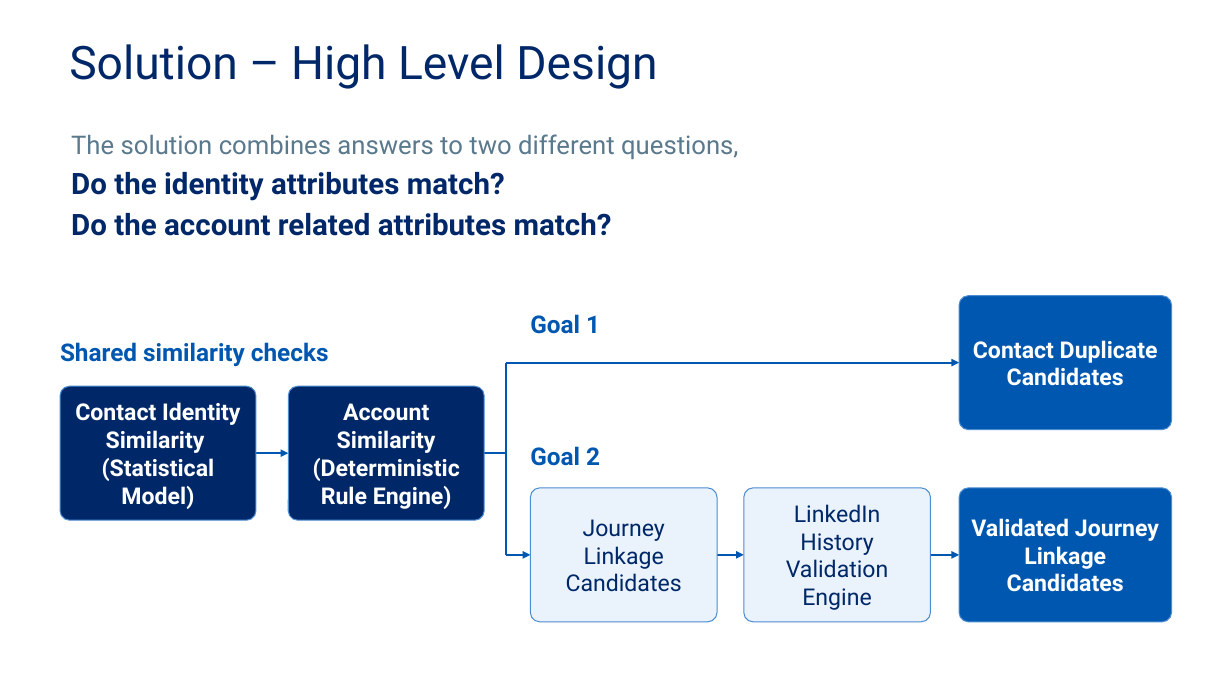
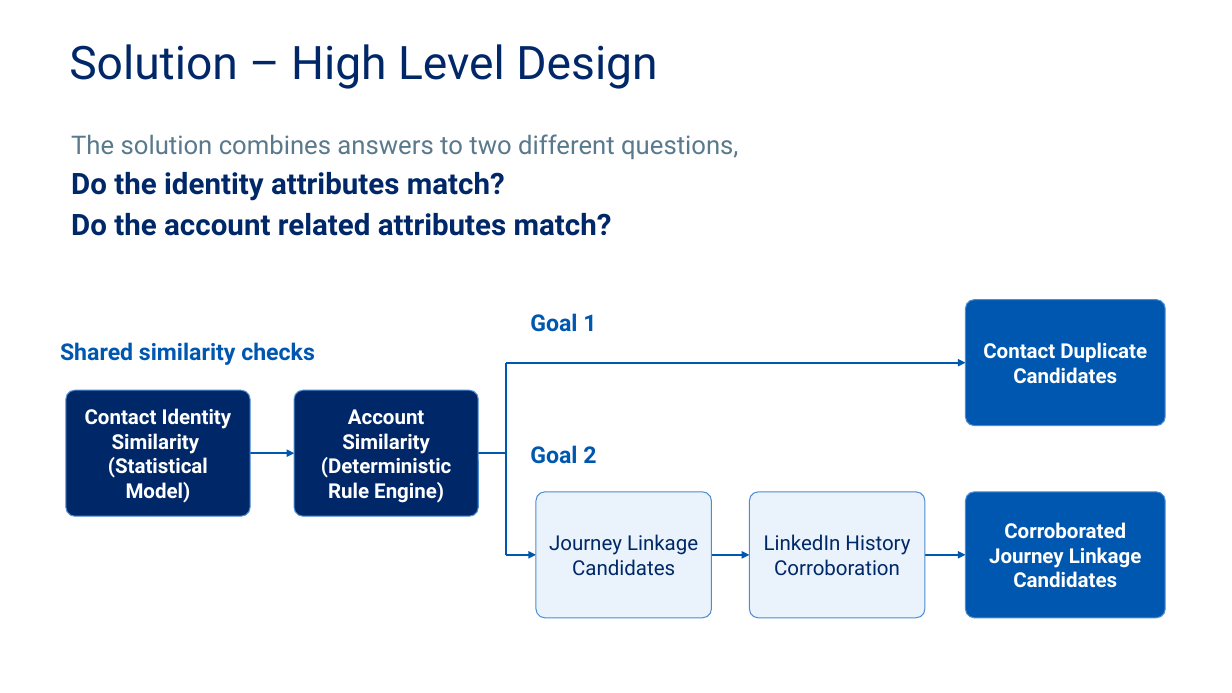
Before and after one commit to vidyasagarsvn/standalone-scripts, a slide deck: slide 4 of test.pptx. Drawn at 1232x693 pixels with LibreOffice and Linux fonts; fonts in the diff are those of the drawing. Boxes give left, top, right and bottom in pixels: in the first picture for what was removed or moved away, otherwise in the second. Text is boxed around its words. In the diff, an @@ line names an element or a change of style, - is before the commit and + after.

```diff
--- a/test.pptx
+++ b/test.pptx
@@ rounded rectangle "Contact Duplicate Candidates": place and size @@
-rounded rectangle "Contact Duplicate Candidates" at [959,296,1172,430]
+rounded rectangle "Contact Duplicate Candidates" at [966,299,1165,425]
@@ arrow moved from (506, 362) - (959, 362) to (506, 362) - (966, 362) @@
@@ rounded rectangle "Contact Identity Similarity": place and size @@
-rounded rectangle "Contact Identity Similarity" at [60,386,256,520]
+rounded rectangle "Contact Identity Similarity" at [66,390,250,516]
@@ size 18 to 16 pt in 4 elements at [536,492,712,617], [966,299,1165,425], [66,390,250,516], [294,390,478,516] @@
@@ rounded rectangle "Account Similarity": place and size @@
-rounded rectangle "Account Similarity" at [288,386,484,520]
+rounded rectangle "Account Similarity" at [294,390,478,516]
@@ size 19 to 18 pt in 3 elements at [60,342,315,365], [530,313,596,332], [530,445,596,464] @@
@@ arrow moved from (256, 454) - (288, 454) to (250, 454) - (294, 454) @@
@@ line moved from (484, 454) - (506, 454) to (479, 454) - (506, 454) @@
@@ rounded rectangle "Journey Linkage Candidates": place and size @@
-rounded rectangle "Journey Linkage Candidates" at [531,488,717,622]
+rounded rectangle "Journey Linkage Candidates" at [536,492,712,617]
@@ rounded rectangle "LinkedIn History Corroboration": place and size @@
-rounded rectangle "LinkedIn History Corroboration" at [744,488,931,622]
+rounded rectangle "LinkedIn History Corroboration" at [750,492,925,617]
@@ rounded rectangle "Corroborated Journey Linkage Candidates": place and size @@
-rounded rectangle "Corroborated Journey Linkage Candidates" at [959,488,1172,622]
+rounded rectangle "Corroborated Journey Linkage Candidates" at [966,492,1165,617]
@@ text in rounded rectangle at [764,534,910,576]: text changed; size 18 to 16 pt @@
-LinkedIn History Validation Engine
+LinkedIn History Corroboration
@@ text in rounded rectangle at [989,522,1142,588]: text changed; size 18 to 16 pt @@
-Validated Journey Linkage Candidates
+Corroborated Journey Linkage Candidates
@@ arrow moved from (506, 555) - (531, 555) to (506, 555) - (536, 555) @@
@@ arrow moved from (717, 555) - (744, 555) to (712, 555) - (750, 555) @@
@@ arrow moved from (931, 555) - (959, 555) to (925, 555) - (966, 555) @@
```
Also in this commit, not shown: 2 other slides changed, 1 slide added.
